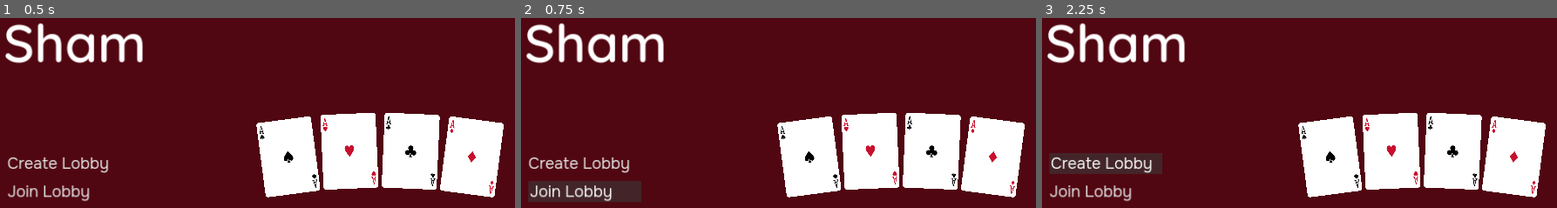
Above: before the commit, frames 1-3 (left to right).
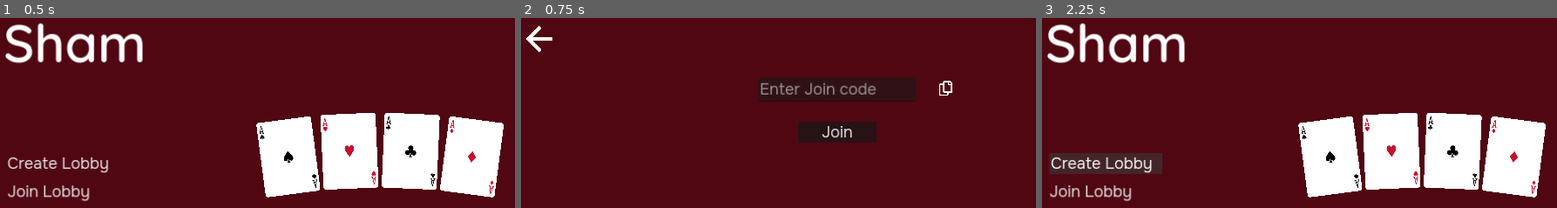
Above: after the commit, the same moments.

Repository: sanujs/cheat-game
Game: Godot game, scene res://scenes/title_screen.tscn
The game is run twice, just before and just after one commit, with the same random seed, the same clock (stepped at 60 frames per second) and the same inputs. This scene is started directly instead of the project's main scene.
Inputs (mouse positions are in pixels of both pictures, inside the frame that each line leads up to):
- Up to frame 1 (0.5 s): no input
- Up to frame 2 (0.75 s): click "Join Lobby" at 0.5 s
- Up to frame 3 (2.25 s): click (1057, 38) at 1.27 s; click "Create Lobby" at 2 s

Frame 1 is identical in both runs. In frame 2, 26% of the frame differs, in the area x 1-98%, y 2-97%; in frame 3, nothing differs.

Commit message:
New join screen and background scene, reorganized theme files, and new globals script

Diff:
--- /dev/null
+++ b/client/cheat/assets/back_arrow.svg
@@ -0,0 +1,73 @@
+<?xml version="1.0" encoding="UTF-8" standalone="no"?>
+<!-- Created with Inkscape (http://www.inkscape.org/) -->
+
+<svg
+   width="104.65971mm"
+   height="105.71108mm"
+   viewBox="0 0 104.65971 105.71108"
+   version="1.1"
+   id="svg1"
+   inkscape:version="1.4 (86a8ad7, 2024-10-11)"
+   sodipodi:docname="back_arrow.svg"
+   xmlns:inkscape="http://www.inkscape.org/namespaces/inkscape"
+   xmlns:sodipodi="http://sodipodi.sourceforge.net/DTD/sodipodi-0.dtd"
+   xmlns="http://www.w3.org/2000/svg"
+   xmlns:svg="http://www.w3.org/2000/svg">
+  <sodipodi:namedview
+     id="namedview1"
+     pagecolor="#505050"
+     bordercolor="#eeeeee"
+     borderopacity="1"
+     inkscape:showpageshadow="0"
+     inkscape:pageopacity="0"
+     inkscape:pagecheckerboard="0"
+     inkscape:deskcolor="#505050"
+     inkscape:document-units="mm"
+     inkscape:zoom="0.52724989"
+     inkscape:cx="225.69943"
+     inkscape:cy="82.503573"
+     inkscape:window-width="1147"
+     inkscape:window-height="1017"
+     inkscape:window-x="0"
+     inkscape:window-y="0"
+     inkscape:window-maximized="0"
+     inkscape:current-layer="layer1" />
+  <defs
+     id="defs1" />
+  <g
+     inkscape:label="Layer 1"
+     inkscape:groupmode="layer"
+     id="layer1"
+     transform="translate(-69.846751,-43.597456)">
+    <rect
+       style="fill:#ffffff;stroke:#ffffff;stroke-width:3.4;stroke-linecap:square;stroke-miterlimit:0;stroke-opacity:1"
+       id="rect1"
+       width="95.096779"
+       height="10.645163"
+       x="77.709679"
+       y="91.193542" />
+    <rect
+       style="fill:#ffffff;stroke:#ffffff;stroke-width:2.98728;stroke-linecap:square;stroke-miterlimit:0;stroke-opacity:1"
+       id="rect1-7"
+       width="70.670792"
+       height="11.057883"
+       x="-16.774342"
+       y="117.0462"
+       transform="rotate(-45)" />
+    <rect
+       style="fill:#ffffff;stroke:#ffffff;stroke-width:2.98728;stroke-linecap:square;stroke-miterlimit:0;stroke-opacity:1"
+       id="rect1-7-2"
+       width="70.670792"
+       height="11.057883"
+       x="119.63189"
+       y="8.2999554"
+       transform="rotate(45)" />
+    <rect
+       style="fill:#ffffff;stroke:#ffffff;stroke-width:3.4;stroke-linecap:square;stroke-miterlimit:0;stroke-opacity:1"
+       id="rect2"
+       width="5.018177"
+       height="3.0109065"
+       x="71.550781"
+       y="95.046249" />
+  </g>
+</svg>
--- /dev/null
+++ b/client/cheat/globals.gd
@@ -0,0 +1,3 @@
+extends Node
+
+var join_code: String = ""
--- a/client/cheat/project.godot
+++ b/client/cheat/project.godot
@@ -13,6 +13,10 @@
 config/name="Cheat"
 run/main_scene="res://main.tscn"
 config/features=PackedStringArray("4.3", "GL Compatibility")
+
+[autoload]
+
+Globals="*res://globals.gd"
 
 [display]
 
--- /dev/null
+++ b/client/cheat/scenes/background.tscn
@@ -0,0 +1,16 @@
+[gd_scene format=3 uid="uid://b05vf676xxuke"]
+
+[node name="Background" type="Control"]
+layout_mode = 3
+anchors_preset = 15
+anchor_right = 1.0
+anchor_bottom = 1.0
+grow_horizontal = 2
+grow_vertical = 2
+
+[node name="BackgroundColor" type="ColorRect" parent="."]
+show_behind_parent = true
+offset_right = 1981.0
+offset_bottom = 1080.0
+mouse_filter = 2
+color = Color(0.318375, 0.0276087, 0.0695862, 1)
--- /dev/null
+++ b/client/cheat/scenes/join_screen.gd
@@ -0,0 +1,16 @@
+extends Control
+
+@onready var join_input = $JoinInput
+
+
+func submit() -> void:
+	Globals.join_code = join_input.get_text()
+
+func _on_back_pressed() -> void:
+	get_tree().change_scene_to_file("res://scenes/title_screen.tscn")
+
+func _on_join_input_text_submitted(new_text: String) -> void:
+	submit()
+
+func _on_submit_join_pressed() -> void:
+	submit()
--- /dev/null
+++ b/client/cheat/scenes/join_screen.tscn
@@ -0,0 +1,69 @@
+[gd_scene load_steps=8 format=3 uid="uid://w0rry21wctdo"]
+
+[ext_resource type="Script" path="res://scenes/join_screen.gd" id="1_lh0o5"]
+[ext_resource type="Theme" uid="uid://d1fhtyedr8xvc" path="res://themes/main_theme.tres" id="1_vgv23"]
+[ext_resource type="PackedScene" uid="uid://b05vf676xxuke" path="res://scenes/background.tscn" id="2_msaxu"]
+[ext_resource type="Texture2D" uid="uid://bagjtqkqm0rpy" path="res://assets/back_arrow.svg" id="2_ok7s5"]
+[ext_resource type="Theme" uid="uid://b1rxna748pd04" path="res://themes/icon_button.tres" id="3_huyin"]
+[ext_resource type="Texture2D" uid="uid://bs4i73cdnq0gi" path="res://assets/copy_icon_white.svg" id="6_mxfrf"]
+
+[sub_resource type="StyleBoxFlat" id="StyleBoxFlat_ss1nt"]
+bg_color = Color(0.0901961, 0.0901961, 0.0901961, 0.729412)
+
+[node name="JoinScreen" type="Control"]
+layout_mode = 3
+anchors_preset = 15
+anchor_right = 1.0
+anchor_bottom = 1.0
+grow_horizontal = 2
+grow_vertical = 2
+script = ExtResource("1_lh0o5")
+
+[node name="Background" parent="." instance=ExtResource("2_msaxu")]
+layout_mode = 1
+metadata/_edit_lock_ = true
+
+[node name="JoinInput" type="LineEdit" parent="."]
+layout_mode = 0
+offset_left = 779.0
+offset_top = 238.0
+offset_right = 1228.0
+offset_bottom = 304.0
+theme = ExtResource("1_vgv23")
+placeholder_text = "Enter Join code"
+
+[node name="Back" type="Button" parent="."]
+layout_mode = 0
+offset_left = 120.0
+offset_top = 92.0
+offset_right = 516.0
+offset_bottom = 492.0
+scale = Vector2(0.185, 0.185)
+theme = ExtResource("3_huyin")
+icon = ExtResource("2_ok7s5")
+icon_alignment = 1
+
+[node name="CopyJoinCode" type="Button" parent="."]
+layout_mode = 0
+offset_left = 1281.0
+offset_top = 239.0
+offset_right = 2019.0
+offset_bottom = 953.0
+scale = Vector2(0.084, 0.084)
+theme = ExtResource("1_vgv23")
+icon = ExtResource("6_mxfrf")
+icon_alignment = 1
+
+[node name="SubmitJoin" type="Button" parent="."]
+layout_mode = 0
+offset_left = 892.0
+offset_top = 364.0
+offset_right = 1115.0
+offset_bottom = 422.0
+theme = ExtResource("1_vgv23")
+theme_override_styles/normal = SubResource("StyleBoxFlat_ss1nt")
+text = "Join"
+
+[connection signal="text_submitted" from="JoinInput" to="." method="_on_join_input_text_submitted"]
+[connection signal="pressed" from="Back" to="." method="_on_back_pressed"]
+[connection signal="pressed" from="SubmitJoin" to="." method="_on_submit_join_pressed"]
--- /dev/null
+++ b/client/cheat/scenes/lobby_screen.tscn
@@ -0,0 +1,14 @@
+[gd_scene load_steps=2 format=3 uid="uid://c3vdu0f81n6pn"]
+
+[ext_resource type="PackedScene" uid="uid://b05vf676xxuke" path="res://scenes/background.tscn" id="1_urnum"]
+
+[node name="LobbyScreen" type="Control"]
+layout_mode = 3
+anchors_preset = 15
+anchor_right = 1.0
+anchor_bottom = 1.0
+grow_horizontal = 2
+grow_vertical = 2
+
+[node name="Background" parent="." instance=ExtResource("1_urnum")]
+layout_mode = 1
--- a/client/cheat/scenes/title_screen.tscn
+++ b/client/cheat/scenes/title_screen.tscn
@@ -1,7 +1,8 @@
-[gd_scene load_steps=6 format=3 uid="uid://c6ncoaqxokmpx"]
+[gd_scene load_steps=7 format=3 uid="uid://c6ncoaqxokmpx"]
 
 [ext_resource type="Script" path="res://title_screen.gd" id="1_y7o3b"]
-[ext_resource type="Theme" uid="uid://d1fhtyedr8xvc" path="res://main_theme.tres" id="2_0ngnq"]
+[ext_resource type="Theme" uid="uid://d1fhtyedr8xvc" path="res://themes/main_theme.tres" id="2_0ngnq"]
+[ext_resource type="PackedScene" uid="uid://b05vf676xxuke" path="res://scenes/background.tscn" id="3_ojmkx"]
 [ext_resource type="FontFile" uid="uid://d017b5exh2gi0" path="res://fonts/Quicksand-SemiBold.ttf" id="3_q8i5a"]
 [ext_resource type="PackedScene" uid="uid://n8vfd3ncsak" path="res://scenes/hand.tscn" id="4_a02u5"]
 [ext_resource type="PackedScene" uid="uid://ci06c270f0q8a" path="res://scenes/card/card.tscn" id="5_qowsr"]
@@ -13,13 +14,8 @@
 card_scene = ExtResource("5_qowsr")
 metadata/_edit_lock_ = true
 
-[node name="Background" type="ColorRect" parent="."]
-show_behind_parent = true
-layout_mode = 0
-offset_right = 1981.0
-offset_bottom = 1080.0
-mouse_filter = 2
-color = Color(0.318375, 0.0276087, 0.0695862, 1)
+[node name="Background" parent="." instance=ExtResource("3_ojmkx")]
+layout_mode = 1
 
 [node name="VBoxContainer" type="VBoxContainer" parent="."]
 layout_mode = 0
@@ -41,7 +37,7 @@
 text = "Join Lobby"
 alignment = 0
 
-[node name="Label" type="Label" parent="."]
+[node name="Title" type="Label" parent="."]
 layout_mode = 0
 offset_left = 114.0
 offset_top = 45.0
@@ -53,3 +49,5 @@
 
 [node name="Hand" parent="." instance=ExtResource("4_a02u5")]
 position = Vector2(1185, 2446)
+
+[connection signal="pressed" from="VBoxContainer/Join" to="." method="_on_join_pressed"]
--- /dev/null
+++ b/client/cheat/themes/icon_button.tres
@@ -0,0 +1,6 @@
+[gd_resource type="Theme" load_steps=2 format=3 uid="uid://b1rxna748pd04"]
+
+[sub_resource type="StyleBoxEmpty" id="StyleBoxEmpty_p47qn"]
+
+[resource]
+Button/styles/normal = SubResource("StyleBoxEmpty_p47qn")
--- a/client/cheat/main_theme.tres
+++ b/client/cheat/themes/main_theme.tres
@@ -11,3 +11,5 @@
 Button/fonts/font = ExtResource("1_tvkel")
 Button/styles/focus = SubResource("StyleBoxEmpty_kh5ox")
 Button/styles/normal = SubResource("StyleBoxEmpty_362es")
+LineEdit/font_sizes/font_size = 45
+LineEdit/fonts/font = ExtResource("1_tvkel")
--- a/client/cheat/title_screen.gd
+++ b/client/cheat/title_screen.gd
@@ -12,8 +12,13 @@
 	create_card("AC")
 	create_card("AD")
 
+
 func create_card(card_string: String):
 	var new_card: Card = card_scene.instantiate()
 	hand.add_card(new_card)
 	new_card.set_values_from_string(card_string)
 	new_card.visible = true
+
+
+func _on_join_pressed() -> void:
+	get_tree().change_scene_to_file("res://scenes/join_screen.tscn")
Not shown, added: client/cheat/assets/back_arrow.svg.import
